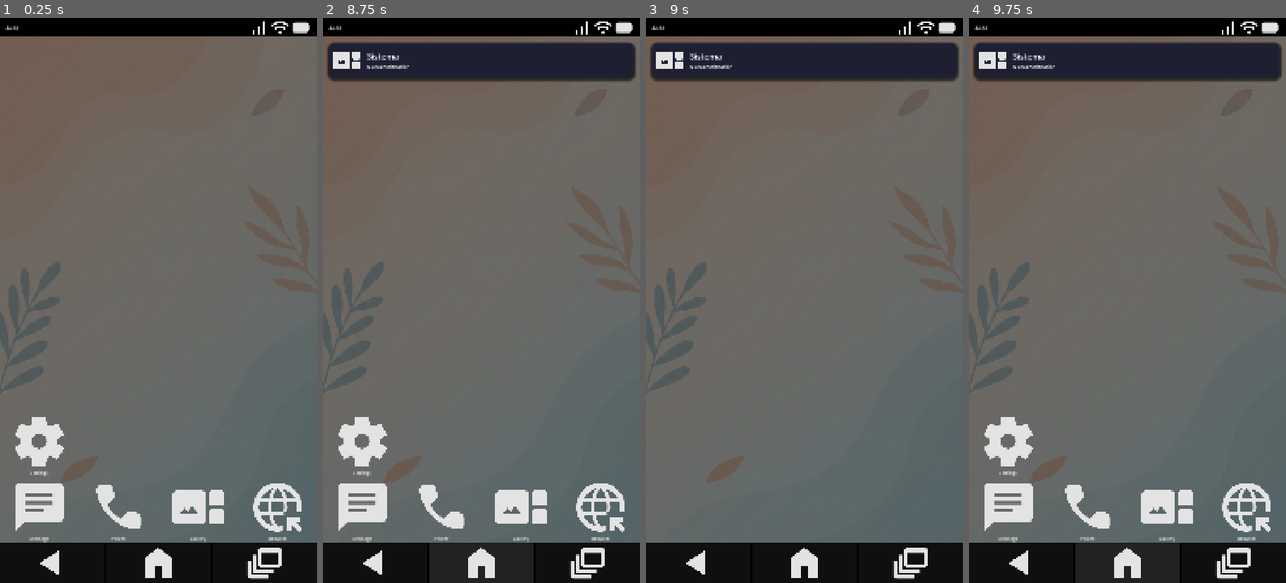
Above: before the commit, frames 1-4 (left to right).
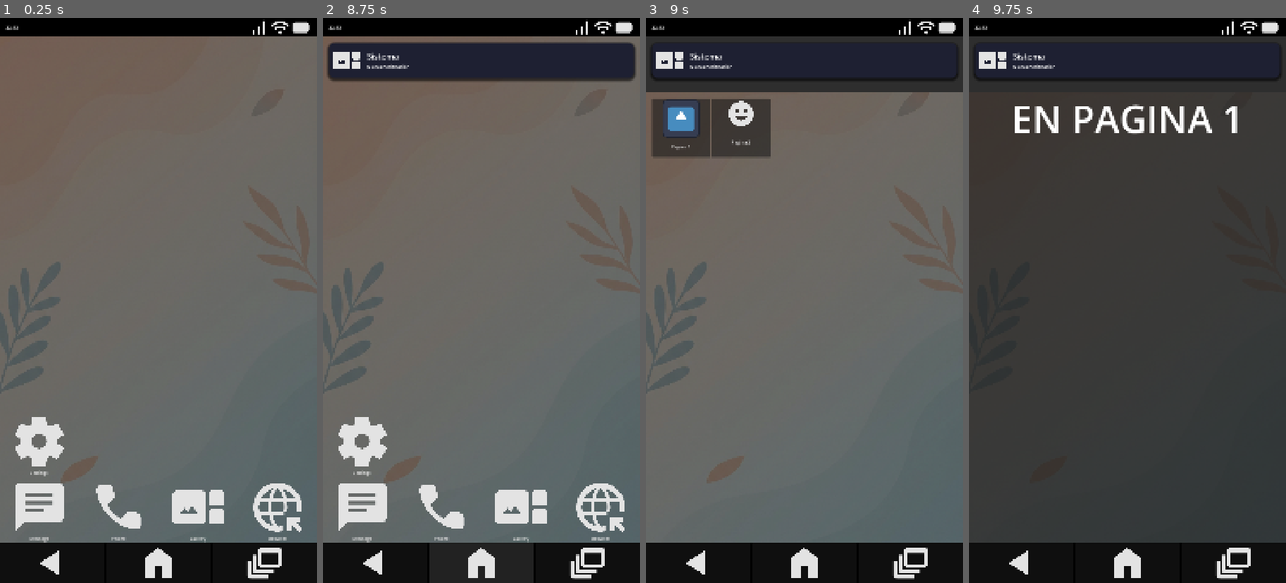
Above: after the commit, the same moments.

Repository: AlfredoCamarena/GD-Phone
Game: Godot game, scene res://_System/Main/main.tscn
Same seed, same stepped clock (60 frames per second), same inputs: the game is played once before the commit and once after it. The engine's default icon, where the game draws it, is replaced by a stand-in: a white triangle on a blue panel in a dark square. Sound files missing from this copy of the repository are replaced by a short silence.
Inputs (mouse positions are in pixels of both pictures, inside the frame that each line leads up to; where the layout moved, square brackets give the same spot in the first picture):
- Up to frame 1 (0.25 s): no input
- Up to frame 2 (8.75 s): click "Message" at 0.5 s; click (481, 74) at 1.25 s; click (335, 515) at 2 s; click (335, 515) at 2.75 s; click (481, 560) at 3.5 s; click "Phone" at 4.25 s; click (586, 560) at 5 s; click (481, 560) at 5.75 s; click "Gallery" at 6.5 s; click (586, 560) at 7.25 s; click (481, 560) at 8 s
- Up to frame 3 (9 s): click "Browser" at 8.75 s
- Up to frame 4 (9.75 s): click (1003, 125) [1127, 560] at 9.5 s

Frames 1-2 are identical in both runs. In frame 3, 7.6% of the frame differs, in the area x 0-100%, y 3-25%; in frame 4, 84%, in the area x 0-100%, y 3-93%.
Error in both runs: Cannot call method 'instantiate' on a null value. (res://_System/Main/main.gd:26)

Commit message:
Add test webpages

Diff:
--- a/Apps/0_Home/home_app.tscn
+++ b/Apps/0_Home/home_app.tscn
@@ -8,8 +8,9 @@
 [ext_resource type="Texture2D" uid="uid://c3ljkvgrcrrdr" path="res://_Assets/Image/App Icons 256x265/browser_app_icon.png" id="5_pb8ib"]
 [ext_resource type="Texture2D" uid="uid://b6p0abcgr5qtw" path="res://_Assets/Image/App Icons 256x265/settings_app_icon.png" id="6_iyp04"]
 [ext_resource type="PackedScene" uid="uid://cabx0s08jbd7k" path="res://Apps/2_Gallery/gallery_app.tscn" id="7_pb8ib"]
+[ext_resource type="PackedScene" uid="uid://c15x2ptcs1e2l" path="res://Apps/3_WebBrowser/web_browser.tscn" id="9_iyp04"]
 
-[node name="HomeApp" type="Control"]
+[node name="HomeApp" type="Control" unique_id=1387006928]
 layout_mode = 3
 anchors_preset = 15
 anchor_right = 1.0
@@ -17,7 +18,7 @@
 grow_horizontal = 2
 grow_vertical = 2
 
-[node name="VBoxContainer" type="VBoxContainer" parent="."]
+[node name="VBoxContainer" type="VBoxContainer" parent="." unique_id=420574709]
 layout_mode = 1
 anchors_preset = 12
 anchor_top = 1.0
@@ -30,64 +31,65 @@
 size_flags_vertical = 4
 alignment = 2
 
-[node name="Row3" type="HBoxContainer" parent="VBoxContainer"]
+[node name="Row3" type="HBoxContainer" parent="VBoxContainer" unique_id=767531841]
 layout_mode = 2
 
-[node name="AppIcon" parent="VBoxContainer/Row3" instance=ExtResource("1_23q5x")]
+[node name="AppIcon" parent="VBoxContainer/Row3" unique_id=803462411 instance=ExtResource("1_23q5x")]
 layout_mode = 2
 
-[node name="AppIcon2" parent="VBoxContainer/Row3" instance=ExtResource("1_23q5x")]
+[node name="AppIcon2" parent="VBoxContainer/Row3" unique_id=1416704693 instance=ExtResource("1_23q5x")]
 layout_mode = 2
 
-[node name="AppIcon3" parent="VBoxContainer/Row3" instance=ExtResource("1_23q5x")]
+[node name="AppIcon3" parent="VBoxContainer/Row3" unique_id=1078303118 instance=ExtResource("1_23q5x")]
 layout_mode = 2
 
-[node name="AppIcon4" parent="VBoxContainer/Row3" instance=ExtResource("1_23q5x")]
+[node name="AppIcon4" parent="VBoxContainer/Row3" unique_id=76703598 instance=ExtResource("1_23q5x")]
 layout_mode = 2
 
-[node name="Row2" type="HBoxContainer" parent="VBoxContainer"]
+[node name="Row2" type="HBoxContainer" parent="VBoxContainer" unique_id=248390282]
 layout_mode = 2
 
-[node name="SettingsIcon" parent="VBoxContainer/Row2" instance=ExtResource("1_23q5x")]
+[node name="SettingsIcon" parent="VBoxContainer/Row2" unique_id=1003316459 instance=ExtResource("1_23q5x")]
 layout_mode = 2
 disabled = false
 text = "Settings"
 icon = ExtResource("6_iyp04")
 
-[node name="AppIcon" parent="VBoxContainer/Row2" instance=ExtResource("1_23q5x")]
+[node name="AppIcon" parent="VBoxContainer/Row2" unique_id=1320148809 instance=ExtResource("1_23q5x")]
 layout_mode = 2
 
-[node name="AppIcon2" parent="VBoxContainer/Row2" instance=ExtResource("1_23q5x")]
+[node name="AppIcon2" parent="VBoxContainer/Row2" unique_id=819025903 instance=ExtResource("1_23q5x")]
 layout_mode = 2
 
-[node name="AppIcon3" parent="VBoxContainer/Row2" instance=ExtResource("1_23q5x")]
+[node name="AppIcon3" parent="VBoxContainer/Row2" unique_id=1113147335 instance=ExtResource("1_23q5x")]
 layout_mode = 2
 
-[node name="Row1" type="HBoxContainer" parent="VBoxContainer"]
+[node name="Row1" type="HBoxContainer" parent="VBoxContainer" unique_id=2051595325]
 layout_mode = 2
 
-[node name="MessageIcon" parent="VBoxContainer/Row1" instance=ExtResource("1_23q5x")]
+[node name="MessageIcon" parent="VBoxContainer/Row1" unique_id=2067607591 instance=ExtResource("1_23q5x")]
 layout_mode = 2
 disabled = false
 text = "Message"
 icon = ExtResource("2_4h0ds")
 app_scene = ExtResource("4_6o7eo")
 
-[node name="PhoneIcon" parent="VBoxContainer/Row1" instance=ExtResource("1_23q5x")]
+[node name="PhoneIcon" parent="VBoxContainer/Row1" unique_id=1270008778 instance=ExtResource("1_23q5x")]
 layout_mode = 2
 disabled = false
 text = "Phone"
 icon = ExtResource("3_dqfns")
 
-[node name="GalleryIcon" parent="VBoxContainer/Row1" instance=ExtResource("1_23q5x")]
+[node name="GalleryIcon" parent="VBoxContainer/Row1" unique_id=2010945654 instance=ExtResource("1_23q5x")]
 layout_mode = 2
 disabled = false
 text = "Gallery"
 icon = ExtResource("4_4j4ky")
 app_scene = ExtResource("7_pb8ib")
 
-[node name="BrowserIcon" parent="VBoxContainer/Row1" instance=ExtResource("1_23q5x")]
+[node name="BrowserIcon" parent="VBoxContainer/Row1" unique_id=1672676189 instance=ExtResource("1_23q5x")]
 layout_mode = 2
 disabled = false
 text = "Browser"
 icon = ExtResource("5_pb8ib")
+app_scene = ExtResource("9_iyp04")
--- /dev/null
+++ b/GameContent/Data/Webpages/example/example.gd
@@ -0,0 +1,9 @@
+extends WebPage
+
+@export var target_page: PackedScene
+
+@onready var button: Button = $PanelContainer/VBoxContainer/Button
+
+func _ready() -> void:
+	button.pressed.connect(func()->void:
+		navigate_to_page_requested.emit(target_page))
--- /dev/null
+++ b/GameContent/Data/Webpages/example/page1/page1.tres
@@ -0,0 +1,13 @@
+[gd_resource type="Resource" script_class="WebpageData" format=3 uid="uid://da6j7k6txtj65"]
+
+[ext_resource type="Script" uid="uid://3kiq326twa6d" path="res://_System/Resources/WebpageData.gd" id="1_4lgqp"]
+[ext_resource type="PackedScene" uid="uid://ctr0rc70m11y5" path="res://GameContent/Data/Webpages/example/page1/page1.tscn" id="1_jhvqg"]
+[ext_resource type="Texture2D" uid="uid://fxlrkw0hkdyb" path="res://icon.svg" id="2_q48pl"]
+
+[resource]
+script = ExtResource("1_4lgqp")
+title = "Página 1"
+url = "www.pag1.com"
+icon = ExtResource("2_q48pl")
+home_page_scene = ExtResource("1_jhvqg")
+metadata/_custom_type_script = "uid://3kiq326twa6d"
--- /dev/null
+++ b/GameContent/Data/Webpages/example/page1/page1.tscn
@@ -0,0 +1,37 @@
+[gd_scene format=3 uid="uid://ctr0rc70m11y5"]
+
+[ext_resource type="Script" uid="uid://c1126e7766382" path="res://GameContent/Data/Webpages/example/example.gd" id="1_7f5ai"]
+
+[node name="Page1" type="Control" unique_id=1772820898]
+layout_mode = 3
+anchors_preset = 15
+anchor_right = 1.0
+anchor_bottom = 1.0
+grow_horizontal = 2
+grow_vertical = 2
+script = ExtResource("1_7f5ai")
+metadata/_custom_type_script = "uid://58fb3lgeism6"
+
+[node name="PanelContainer" type="PanelContainer" parent="." unique_id=1735614291]
+layout_mode = 1
+anchors_preset = 15
+anchor_right = 1.0
+anchor_bottom = 1.0
+grow_horizontal = 2
+grow_vertical = 2
+
+[node name="VBoxContainer" type="VBoxContainer" parent="PanelContainer" unique_id=241944666]
+layout_mode = 2
+size_flags_horizontal = 4
+
+[node name="Label" type="Label" parent="PanelContainer/VBoxContainer" unique_id=1970348461]
+layout_mode = 2
+theme_override_font_sizes/font_size = 128
+text = "EN PAGINA 1"
+horizontal_alignment = 1
+
+[node name="Button" type="Button" parent="PanelContainer/VBoxContainer" unique_id=1109614230]
+visible = false
+layout_mode = 2
+theme_override_font_sizes/font_size = 64
+text = "IR A PAGINA 2"
--- /dev/null
+++ b/GameContent/Data/Webpages/example/page2/page2.tres
@@ -0,0 +1,13 @@
+[gd_resource type="Resource" script_class="WebpageData" format=3 uid="uid://b5x5vxmwbg3w"]
+
+[ext_resource type="PackedScene" uid="uid://d11rsi4exrei5" path="res://GameContent/Data/Webpages/example/page2/page2.tscn" id="1_lru4n"]
+[ext_resource type="Texture2D" uid="uid://bi1tc5ippyxqa" path="res://_Assets/Image/Chat 96x96/emoji_smile.png" id="1_pq406"]
+[ext_resource type="Script" uid="uid://3kiq326twa6d" path="res://_System/Resources/WebpageData.gd" id="1_t0mtc"]
+
+[resource]
+script = ExtResource("1_t0mtc")
+title = "Pagina 2"
+url = "www.pag2.com"
+icon = ExtResource("1_pq406")
+home_page_scene = ExtResource("1_lru4n")
+metadata/_custom_type_script = "uid://3kiq326twa6d"
--- /dev/null
+++ b/GameContent/Data/Webpages/example/page2/page2.tscn
@@ -0,0 +1,37 @@
+[gd_scene format=3 uid="uid://d11rsi4exrei5"]
+
+[ext_resource type="Script" uid="uid://c1126e7766382" path="res://GameContent/Data/Webpages/example/example.gd" id="1_6ifau"]
+
+[node name="Page2" type="Control" unique_id=1970516370]
+layout_mode = 3
+anchors_preset = 15
+anchor_right = 1.0
+anchor_bottom = 1.0
+grow_horizontal = 2
+grow_vertical = 2
+script = ExtResource("1_6ifau")
+metadata/_custom_type_script = "uid://58fb3lgeism6"
+
+[node name="PanelContainer" type="PanelContainer" parent="." unique_id=967928187]
+layout_mode = 1
+anchors_preset = 15
+anchor_right = 1.0
+anchor_bottom = 1.0
+grow_horizontal = 2
+grow_vertical = 2
+
+[node name="VBoxContainer" type="VBoxContainer" parent="PanelContainer" unique_id=499111882]
+layout_mode = 2
+size_flags_horizontal = 4
+
+[node name="Label" type="Label" parent="PanelContainer/VBoxContainer" unique_id=282258874]
+layout_mode = 2
+theme_override_font_sizes/font_size = 128
+text = "EN PAGINA 2"
+horizontal_alignment = 1
+
+[node name="Button" type="Button" parent="PanelContainer/VBoxContainer" unique_id=836776709]
+visible = false
+layout_mode = 2
+theme_override_font_sizes/font_size = 64
+text = "IR A PAGINA 1"
--- a/GameContent/Data/Webpages/test1.tres
+++ /dev/null
@@ -1,11 +0,0 @@
-[gd_resource type="Resource" script_class="WebpageData" format=3 uid="uid://cdvpujykux1pc"]
-
-[ext_resource type="Texture2D" uid="uid://bi1tc5ippyxqa" path="res://_Assets/Image/Chat 96x96/emoji_smile.png" id="1_14c6w"]
-[ext_resource type="Script" uid="uid://3kiq326twa6d" path="res://_System/Resources/WebpageData.gd" id="1_41nrs"]
-
-[resource]
-script = ExtResource("1_41nrs")
-title = "Pagina 2"
-url = "holhola.com"
-icon = ExtResource("1_14c6w")
-metadata/_custom_type_script = "uid://3kiq326twa6d"
--- a/GameContent/Data/Webpages/test2.tres
+++ /dev/null
@@ -1,11 +0,0 @@
-[gd_resource type="Resource" script_class="WebpageData" format=3 uid="uid://cxbcc7gfhusea"]
-
-[ext_resource type="Texture2D" uid="uid://fxlrkw0hkdyb" path="res://icon.svg" id="1_tf5u0"]
-[ext_resource type="Script" uid="uid://3kiq326twa6d" path="res://_System/Resources/WebpageData.gd" id="2_m0vpo"]
-
-[resource]
-script = ExtResource("2_m0vpo")
-title = "Site 1"
-url = "mysite.com"
-icon = ExtResource("1_tf5u0")
-metadata/_custom_type_script = "uid://3kiq326twa6d"
--- a/_System/_Autoloads/player_data.gd
+++ b/_System/_Autoloads/player_data.gd
@@ -1,8 +1,11 @@
 extends Node
 
 var unlocked_photos: Array[PhotoData]
-#TODO: Improve webpage example
-var unlocked_webpages: Array[WebpageData] = [preload("uid://cdvpujykux1pc"), preload("uid://cxbcc7gfhusea")]
+#TODO: Remove dummy pages before pushing
+var unlocked_webpages: Array[WebpageData] = [
+	preload("uid://da6j7k6txtj65"),
+	preload("uid://b5x5vxmwbg3w")
+]
 
 signal photo_unlocked(new_photo: PhotoData)
 signal webpage_unlocked(new_webpage: WebpageData)
Not shown: 1 places in Apps/0_Home/home_app.tscn that only renumber resources
Not shown, added: GameContent/Data/Webpages/example/example.gd.uid
